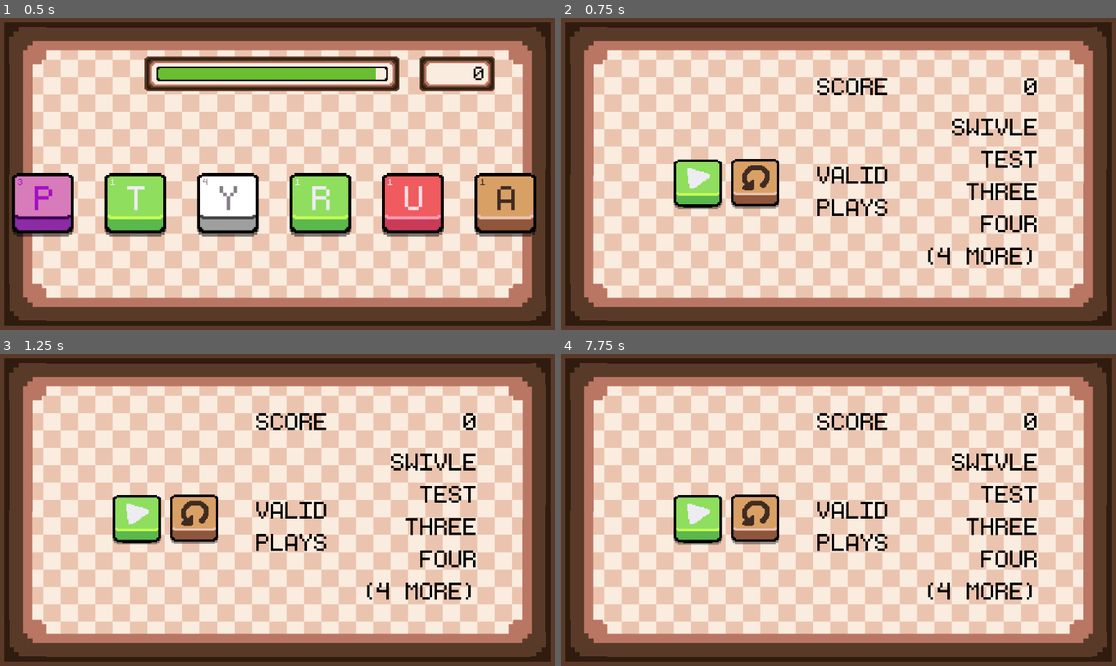
Above: before the commit, frames 1-4 (two rows, left to right).
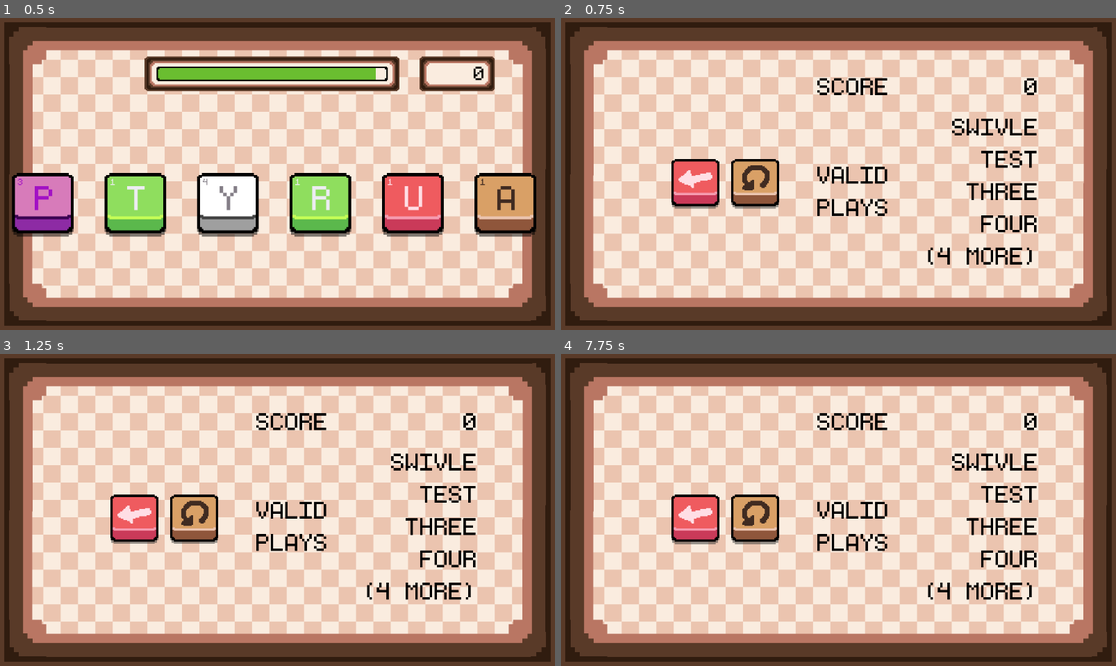
Above: after the commit, the same moments.

Repository: lohchness/Swivle
Game: Godot game, scene res://scenes/Game.tscn
Two runs of this game, one before a commit and one after it. Both use one fixed random seed, a clock stepped at 60 frames per second and the inputs below.
Inputs (mouse positions are in pixels of both pictures, inside the frame that each line leads up to):
- Up to frame 1 (0.5 s): no input
- Up to frame 2 (0.75 s): tap Enter (DEBUG_END) at 0.5 s; move the mouse to (605, 205) at 0.52 s; hold 5 (FIVE) from 0.53 s (still down); click (605, 205) at 0.67 s
- Up to frame 3 (1.25 s): keep holding 5 (FIVE)
- Up to frame 4 (7.75 s): release 5 (FIVE) at 1.25 s; click (699, 519) at 1.27 s; click (699, 519) at 2.02 s; click (699, 519) at 2.77 s; tap Space (Pivot) at 3.5, 5.1, 5.75 s; move the mouse to (727, 525) at 3.52 s; tap 4 (FOUR) at 3.6 s; click (727, 525) at 3.67 s; tap Enter (DEBUG_END) at 4.25, 7.25 s; move the mouse to (894, 441) at 4.27 s; hold 1 (ONE) 4.28-5.03 s; click (894, 441) at 4.42 s; move the mouse to (694, 541) at 5.02 s; click (694, 541) at 5.17 s; move the mouse to (788, 541) at 5.77 s; hold Right mouse button (Release) 5.78-6.53 s; click (788, 541) at 5.92 s; move the mouse to (882, 541) at 6.52 s; tap 6 (SIX) at 6.6 s; click (882, 541) at 6.67 s; move the mouse to (971, 541) at 7.27 s; hold 3 (THREE) from 7.28 s (still down); click (971, 541) at 7.42 s

Frame 1 is identical in both runs. In frame 2, 1.2% of the frame differs, in the area x 19-30%, y 45-62%; in frame 3, 1.3%; in frame 4, 1.3%, in the area x 19-30%, y 44-62%.

Commit message:
feat: add quit key to endgame scene

Diff:
--- a/scenes/EndGame.tscn
+++ b/scenes/EndGame.tscn
@@ -5,8 +5,8 @@
 [ext_resource type="Texture2D" uid="uid://k60b7mpnl7pw" path="res://assets/Corner.png" id="2_w2lcc"]
 [ext_resource type="Texture2D" uid="uid://diixlb0omic6u" path="res://assets/Wall.png" id="3_4hd24"]
 [ext_resource type="PackedScene" uid="uid://bc4dfk8a4t51b" path="res://scenes/game_summary.tscn" id="4_t0qxb"]
-[ext_resource type="PackedScene" uid="uid://fpsdfujpr5sx" path="res://scenes/controls/play_control_key.tscn" id="5_4hd24"]
 [ext_resource type="PackedScene" uid="uid://cqh4be70g6bi3" path="res://scenes/controls/restart_control_key.tscn" id="6_t0qxb"]
+[ext_resource type="PackedScene" uid="uid://cic0d12elc2t1" path="res://scenes/controls/quit_control_key.tscn" id="7_t0qxb"]
 
 [node name="EndGame" type="Node2D"]
 script = ExtResource("1_t0qxb")
@@ -96,16 +96,16 @@
 on_screen_in_editor = true
 should_start_off_screen = true
 
-[node name="PlayControlKey" parent="." instance=ExtResource("5_4hd24")]
-position = Vector2(284, 343)
-use_editor_as_start = true
-offset_vector = Vector2(0, 400)
-on_screen_in_editor = true
-should_start_off_screen = true
-
 [node name="RestartControlKey" parent="." instance=ExtResource("6_t0qxb")]
 position = Vector2(403, 342)
 use_editor_as_start = true
 offset_vector = Vector2(0, 400)
 on_screen_in_editor = true
 should_start_off_screen = true
+
+[node name="QuitControlKey" parent="." instance=ExtResource("7_t0qxb")]
+position = Vector2(279, 342)
+use_editor_as_start = true
+offset_vector = Vector2(0, 400)
+on_screen_in_editor = true
+should_start_off_screen = true
--- a/scripts/end_game.gd
+++ b/scripts/end_game.gd
@@ -10,12 +10,12 @@
 signal restart_game
 
 @onready var gamesummary: GameSummary = $GameSummary
-@onready var play_key: PlayControlKey = $PlayControlKey
+@onready var quit_key: QuitControlKey = $QuitControlKey
 @onready var restart_key: RestartControlKey = $RestartControlKey
 
 
 func _ready() -> void:
-	play_key.connect("play_pressed", Callable(self, "playpress"))
+	quit_key.connect("quit_pressed", Callable(self, "playpress"))
 	restart_key.connect("restart_pressed", Callable(self, "restartpress"))
 	#switch_all()
 
@@ -26,18 +26,18 @@
 
 
 func switch_all() -> void:
-	play_key.switch_position()
+	quit_key.switch_position()
 	restart_key.switch_position()
 	gamesummary.switch_position()
 
 
 func bulk_move_off_screen() -> void:
-	play_key.move_off_screen()
+	quit_key.move_off_screen()
 	restart_key.move_off_screen()
 	gamesummary.move_off_screen()
 
 
 func bulk_move_on_screen() -> void:
-	play_key.move_on_screen()
+	quit_key.move_on_screen()
 	restart_key.move_on_screen()
 	gamesummary.move_on_screen()
